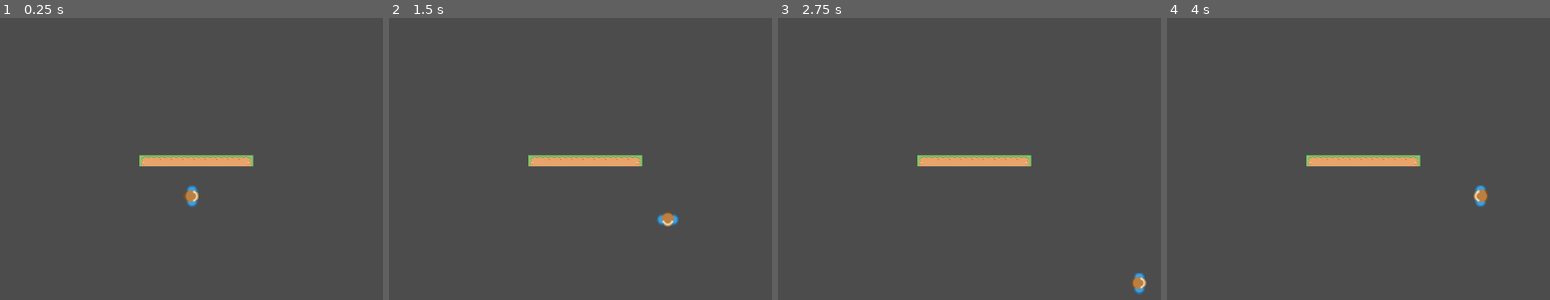
Above: before the commit, frames 1-4 (left to right).
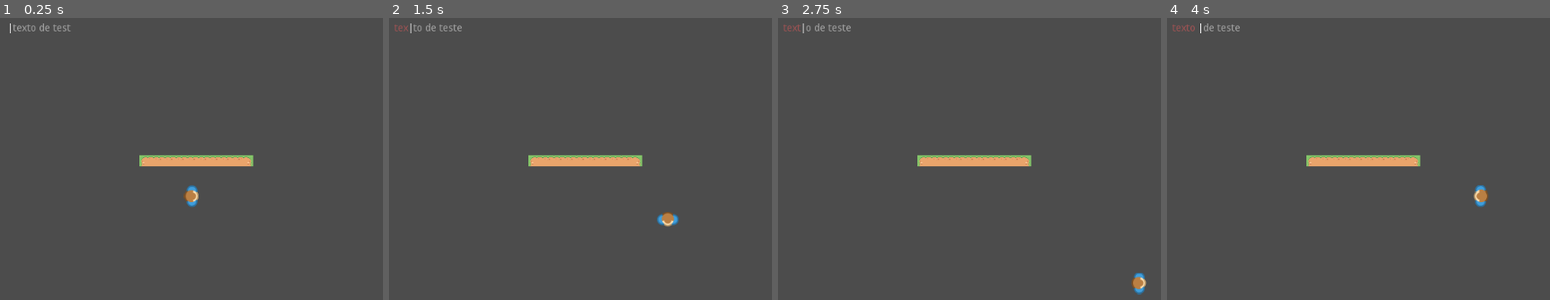
Above: after the commit, the same moments.

Repository: carlosManoelWendorff1/PACIII20231-Group4
Game: Godot game, scene res://Cenas/Cena mapa.tscn
Two runs of this game, one before a commit and one after it. Both use one fixed random seed, a clock stepped at 60 frames per second and the inputs below.
Inputs:
- Up to frame 1 (0.25 s): no input
- Up to frame 2 (1.5 s): tap Enter at 0.5 s; hold Right (ui_right) 0.53-1.28 s; hold Down (ui_down) from 1.28 s (still down)
- Up to frame 3 (2.75 s): release Down (ui_down) at 2.03 s; hold Right (ui_right) from 2.03 s (still down)
- Up to frame 4 (4 s): release Right (ui_right) at 2.78 s; hold Up (ui_up) 2.78-3.53 s; hold Left (ui_left) from 3.53 s (still down)

The runs differ from the first frame. In frame 1, 0.2% of the frame differs, in the area x 2-19%, y 1-6%; in frame 2, 0.2%; in frame 3, 0.2%, in the area x 1-20%, y 1-6%; in frame 4, 0.2%.

Commit message:
added basic input component that reads user input and calculates accuracy

Diff:
--- a/Cenas/Cena mapa.tscn
+++ b/Cenas/Cena mapa.tscn
@@ -1,7 +1,8 @@
-[gd_scene load_steps=3 format=2]
+[gd_scene load_steps=4 format=2]
 
 [ext_resource path="res://Player/Player.tscn" type="PackedScene" id=1]
 [ext_resource path="res://walls/Walls.tscn" type="PackedScene" id=2]
+[ext_resource path="res://Cenas/Input.gd" type="Script" id=3]
 
 [node name="Node2D" type="Node2D"]
 
@@ -10,3 +11,14 @@
 
 [node name="KinematicBody2D" parent="." instance=ExtResource( 1 )]
 position = Vector2( 435, 341 )
+
+[node name="RichTextLabel" type="RichTextLabel" parent="."]
+margin_left = 57.0
+margin_top = 95.0
+margin_right = 381.0
+margin_bottom = 127.0
+bbcode_enabled = true
+bbcode_text = "[center][color=#]type this.[/color][/center]"
+text = "type this."
+scroll_active = false
+script = ExtResource( 3 )
--- /dev/null
+++ b/Cenas/Input.gd
@@ -0,0 +1,50 @@
+extends RichTextLabel
+
+var gray = Color("#A9A9A9")
+var white = Color("#FFFFFF")
+var red = Color("#a65455")
+
+var desired_text = "texto de teste"
+
+var hasText = false
+var oldText = ""
+var letterIndex = -1
+var whiteBar = format_color("|", white)
+var rightAnswers = 0
+
+func _ready():
+	init_text()
+
+func _unhandled_input(event: InputEvent) -> void:
+	if event is InputEventKey and event.is_pressed() and not event.is_echo():
+		var inputEvent = event as InputEventKey
+		var typed_key = PoolByteArray([inputEvent.unicode]).get_string_from_utf8()
+		if(!!hasText):
+			var next_key = desired_text.substr(letterIndex, 1)
+			if(typed_key == next_key):
+				go_to_next_char(true);
+				rightAnswers += 1
+			else:
+				go_to_next_char(false);
+			if(letterIndex == desired_text.length()):
+				print(rightAnswers)
+				var accuracy = (float(rightAnswers)/desired_text.length())*100;
+				print("Accuracy: " + String(round(accuracy)) + "%")
+				hasText = false
+				letterIndex = -1
+
+func init_text():
+	hasText = true;
+	letterIndex = 0;
+	rightAnswers = 0
+	var restText = format_color(desired_text.substr(0, desired_text.length() - 1), gray)
+	self.parse_bbcode("[center]" + whiteBar + restText + "[/center]");
+
+func go_to_next_char(right: bool) -> void:
+	oldText += format_color(desired_text.substr(letterIndex, 1), white if right else red)
+	letterIndex += 1
+	var remainingText = format_color(desired_text.substr(letterIndex, desired_text.length() - letterIndex + 1), gray);
+	self.parse_bbcode("[center]" + oldText + whiteBar + remainingText + "[/center]");
+
+func format_color(subText: String, color: Color):
+	return "[color=#" + color.to_html(false) + "]" + subText + "[/color]";
--- a/Player/Player.gd
+++ b/Player/Player.gd
@@ -18,5 +18,4 @@
 		motion += Vector2(0, -1)
 		set_rotation_degrees(270)
 	motion = motion.normalized() * SPEED * delta
-	print(motion)
 	move_and_slide(motion)
Empty file added: Cenas/Typing.gd
